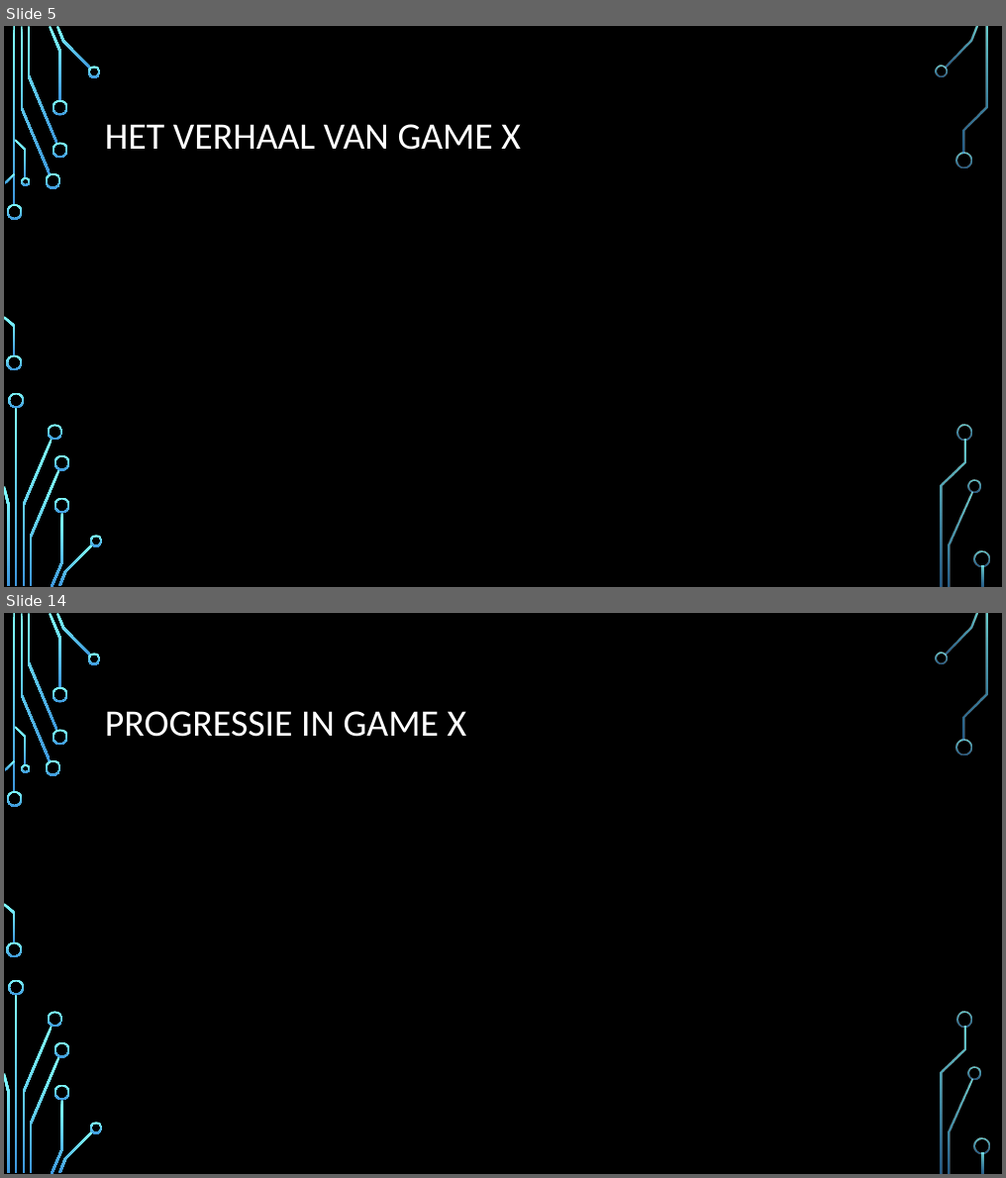
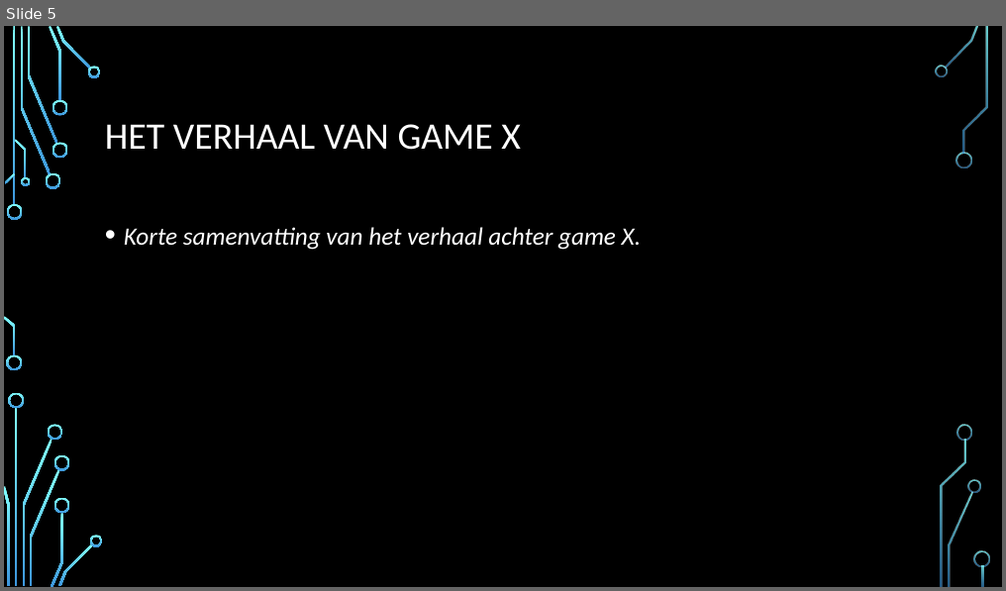
Before and after one commit to rweeda/PythonIA, a slide deck: docs/Pygame/GameAnalyse_GameX.pptx. Shown one above the other, each under a label of ours: slides 5 and 14 before the commit, slide 5 after it; the slides between them are not shown. The pictures are 1006x1178 and 1006x591 pixels, drawn with LibreOffice and Linux fonts; fonts in the diff are those of the drawing; background and template pictures are left out. Boxes give left, top, right and bottom in pixels: in the first picture for what was removed or moved away, otherwise in the second. Text is boxed around its words. In the diff, an @@ line names an element or a change of style, - is before the commit and + after.

```diff
--- a/docs/Pygame/GameAnalyse_GameX.pptx
+++ b/docs/Pygame/GameAnalyse_GameX.pptx
@@ slide 14 removed at (x1=4, y1=613, x2=1002, y2=1174), background picture (left out); not listed: 36 template elements that a slide beside it also shows @@
@@ title removed at (x1=105, y1=711, x2=467, y2=737) @@
-PROGRESSIE IN GAME X
@@ slide 5 changed as well @@
@@ text added at (x1=124, y1=227, x2=641, y2=250), 24 pt, text #FFFFFF, italic @@
+• Korte samenvatting van het verhaal achter game X.
```
Also in this commit, not shown: 6 other slides changed, 1 slide added, 6 other slides removed, 9 other files.
